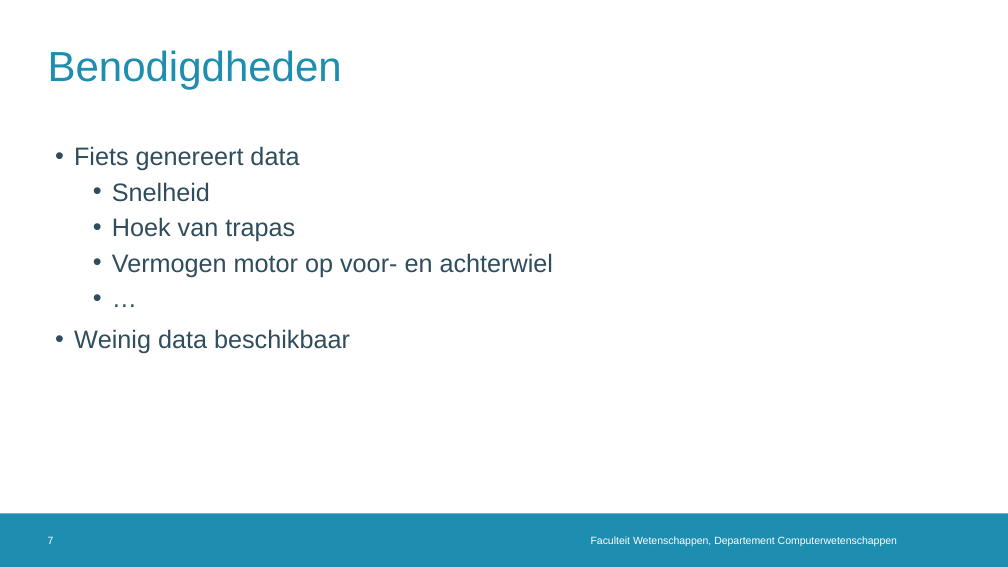
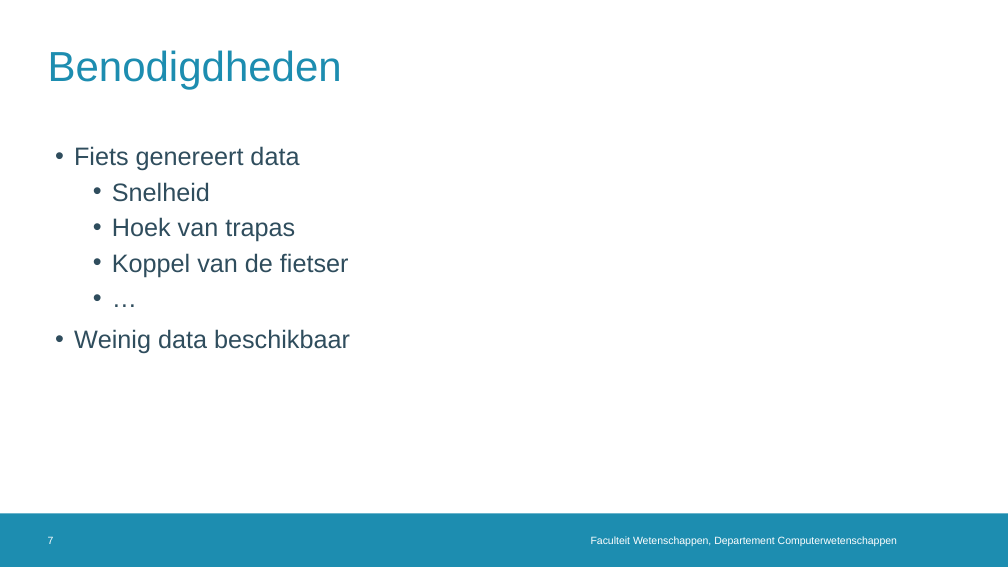
Before and after one commit to TooCools/Masterproef, a slide deck: slide 7 of Real-Time Cadansaanpassing in een Automatische Fietstransmissie2.0.pptx. Drawn at 1008x567 pixels with LibreOffice and Linux fonts; fonts in the diff are those of the drawing; background and template pictures are left out. Boxes give left, top, right and bottom in pixels: in the first picture for what was removed or moved away, otherwise in the second. Text is boxed around its words. In the diff, an @@ line names an element or a change of style, - is before the commit and + after.

```diff
--- a/Real-Time Cadansaanpassing in een Automatische Fietstransmissie2.0.pptx
+++ b/Real-Time Cadansaanpassing in een Automatische Fietstransmissie2.0.pptx
@@ text at bbox=[112, 253, 349, 278]: text changed @@
-  • Vermogen motor op voor- en achterwiel
+  • Koppel van de fietser
```
Also in this commit, not shown: 4 other slides changed, 2 slides added, 12 other files.
